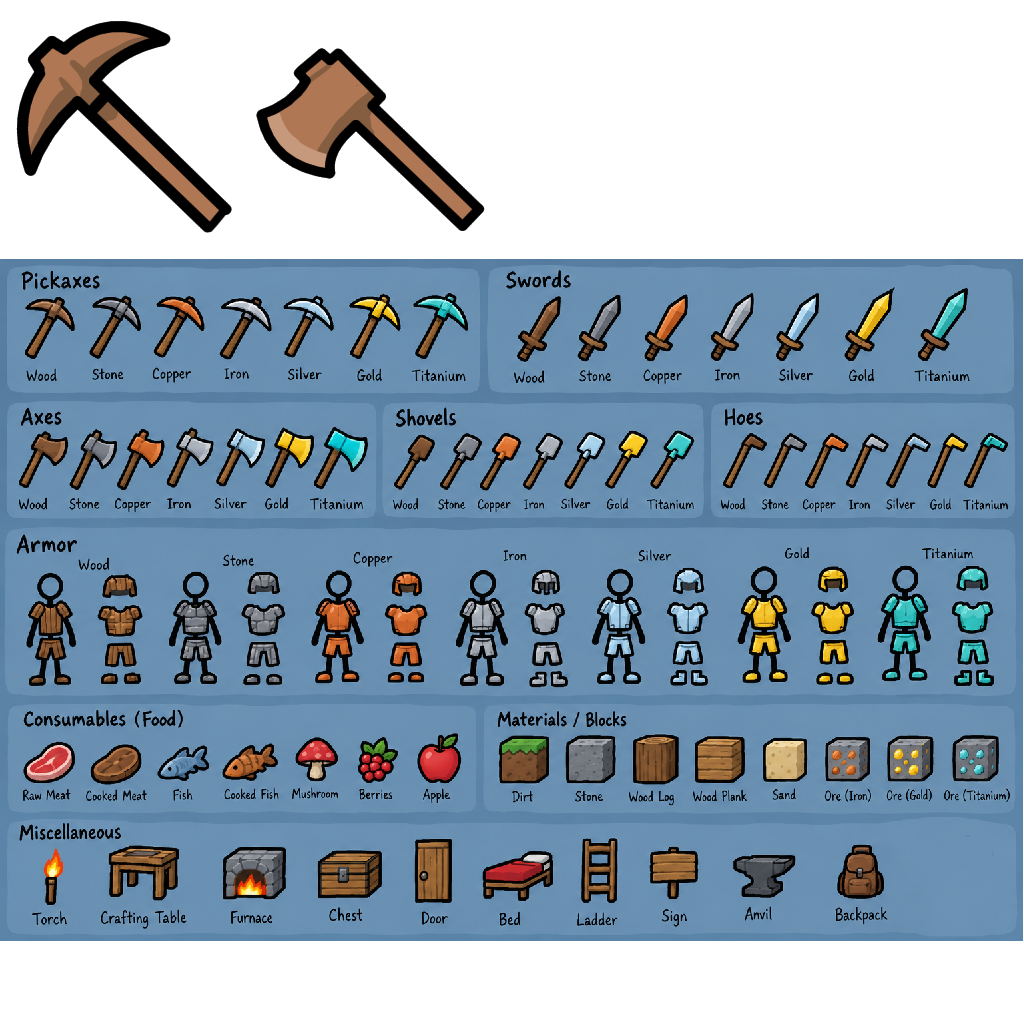
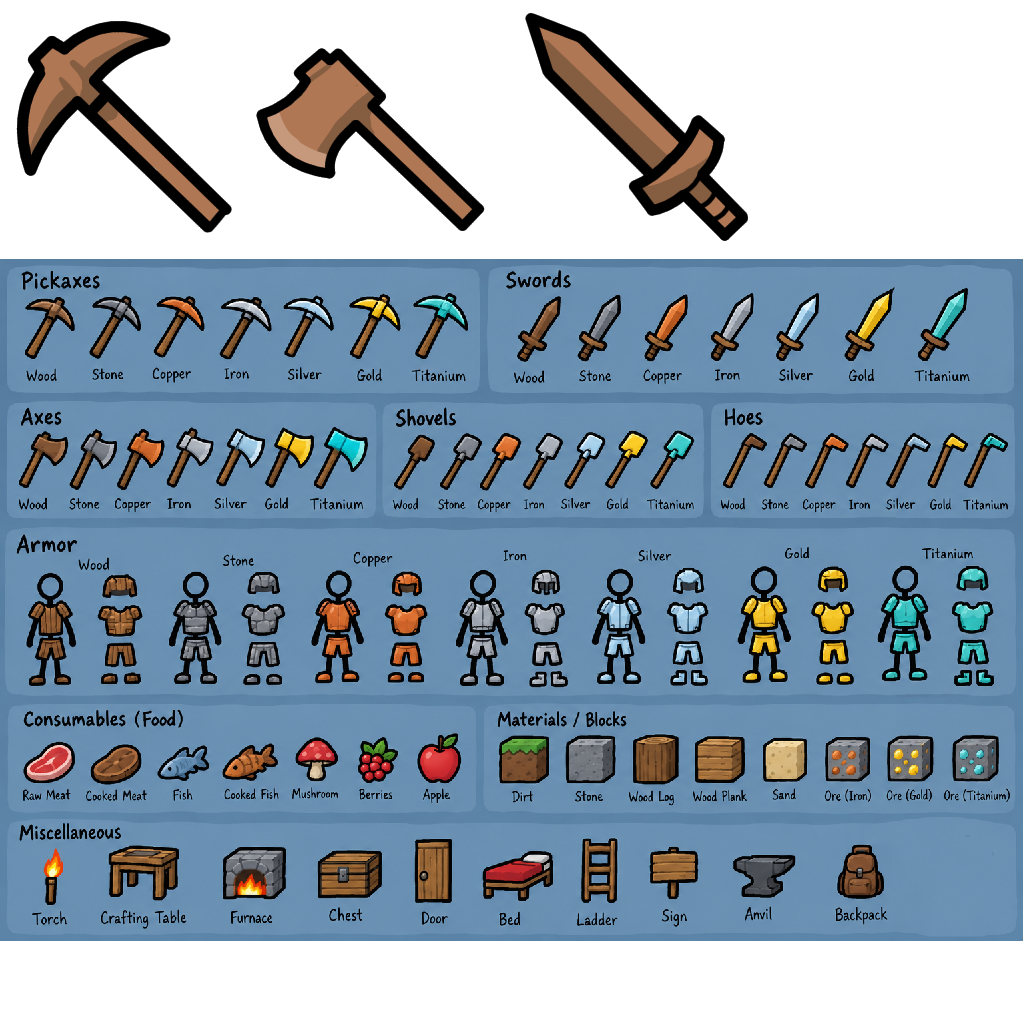
Layers edited between the first and the second 1024×1024 image:
added group "Sword Wood" with 4 layers above "Axe Wood" over [525, 12, 748, 241]
added layer "Outline" (1st of 2, in "Sword Wood") in group "Sword Wood" over [525, 12, 748, 241]
added layer "Shading" (1st of 3, in "Sword Wood") in group "Sword Wood" over [525, 12, 748, 241]
added layer "Color" (1st of 2, in "Sword Wood") in group "Sword Wood" over [525, 12, 748, 241]
moved "ref" below "Axe Pickaxe" over [631, 192, 748, 241]
